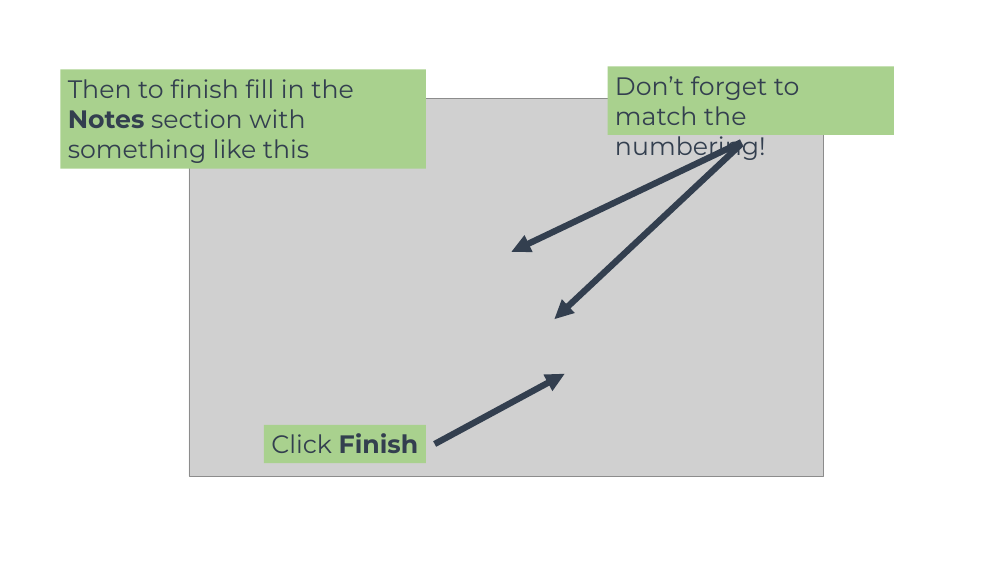
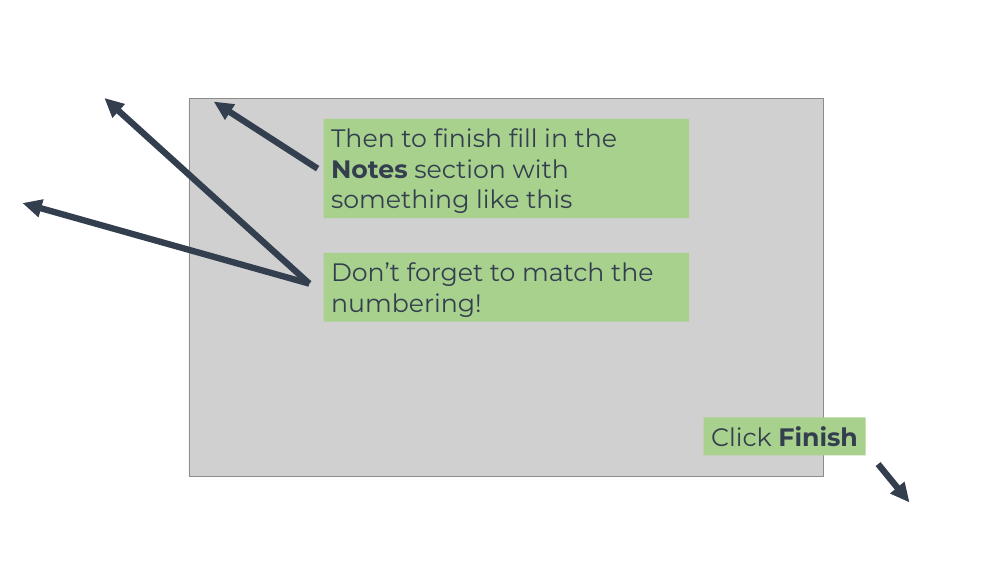
Before and after one commit to joshuawootonn/time-track, a slide deck: slide 22 of Instructions/Employee Presentation.pptx. Drawn at 1008x567 pixels with LibreOffice and Linux fonts; fonts in the diff are those of the drawing; grey boxes stand for pictures; background and template pictures are left out. Boxes give left, top, right and bottom in pixels: in the first picture for what was removed or moved away, otherwise in the second. Text is boxed around its words. In the diff, an @@ line names an element or a change of style, - is before the commit and + after.

```diff
--- a/Instructions/Employee Presentation.pptx
+++ b/Instructions/Employee Presentation.pptx
@@ arrow moved from (742, 144) - (554, 319) to (309, 284) - (105, 98) @@
@@ arrow added from (318, 169) to (214, 102), #333F50 6 pt @@
@@ rectangle "Then to finish fill in ...": place and size @@
-rectangle "Then to finish fill in ..." at bbox=[60, 70, 426, 169]
+rectangle "Then to finish fill in ..." at bbox=[324, 119, 689, 218]
@@ arrow moved from (742, 142) - (512, 252) to (309, 284) - (23, 203) @@
@@ rectangle "Don’t forget to match the ...": place and size @@
-rectangle "Don’t forget to match the ..." at bbox=[608, 67, 895, 135]
+rectangle "Don’t forget to match the ..." at bbox=[324, 253, 689, 322]
@@ rectangle "Click Finish": place and size @@
-rectangle "Click Finish" at bbox=[264, 425, 426, 463]
+rectangle "Click Finish" at bbox=[704, 417, 866, 455]
@@ arrow moved from (435, 444) - (565, 374) to (879, 464) - (910, 502) @@
```
Also in this commit, not shown: 12 other slides changed, 1 other file.
